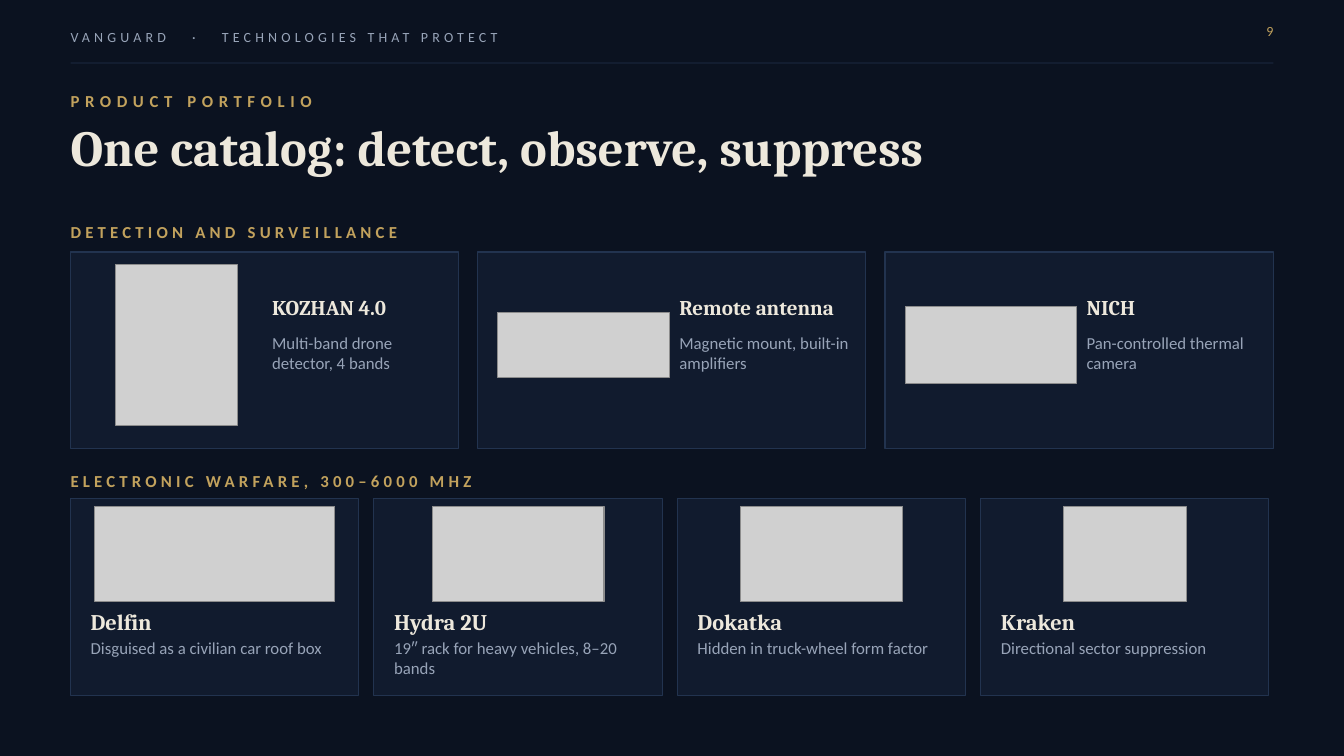
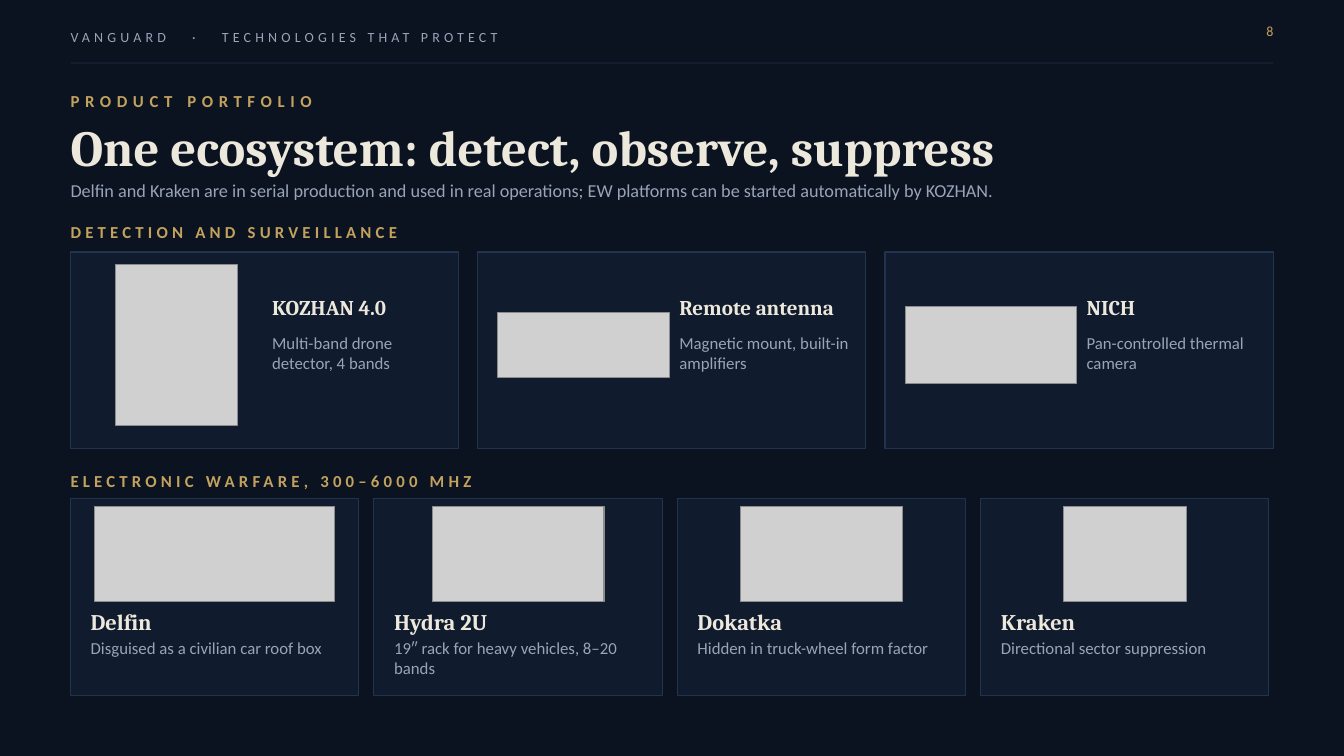
Before and after one commit to Orangepranik/presentation-vanguard, a slide deck: slide 8 of Vanguard_Investor_Presentation_Norway.pptx (slide 9 before the commit). Drawn at 1344x756 pixels with LibreOffice and Linux fonts; fonts in the diff are those of the drawing; grey boxes stand for pictures; background and template pictures are left out. Boxes give left, top, right and bottom in pixels: in the first picture for what was removed or moved away, otherwise in the second. Text is boxed around its words. In the diff, an @@ line names an element or a change of style, - is before the commit and + after.

```diff
--- a/Vanguard_Investor_Presentation_Norway.pptx
+++ b/Vanguard_Investor_Presentation_Norway.pptx
@@ page number at (1266, 26, 1273, 36): text changed @@
-9
+8
@@ text at (71, 131, 995, 177): text changed @@
-One catalog: detect, observe, suppress
+One ecosystem: detect, observe, suppress
@@ text added at (71, 184, 993, 200), 13 pt, text #98A4B8 @@
+Delfin and Kraken are in serial production and used in real operations; EW platforms can be started automatically by KOZHAN.
```
Also in this commit, not shown: 3 other slides changed, 5 slides added, 5 slides removed, 1 other file.
